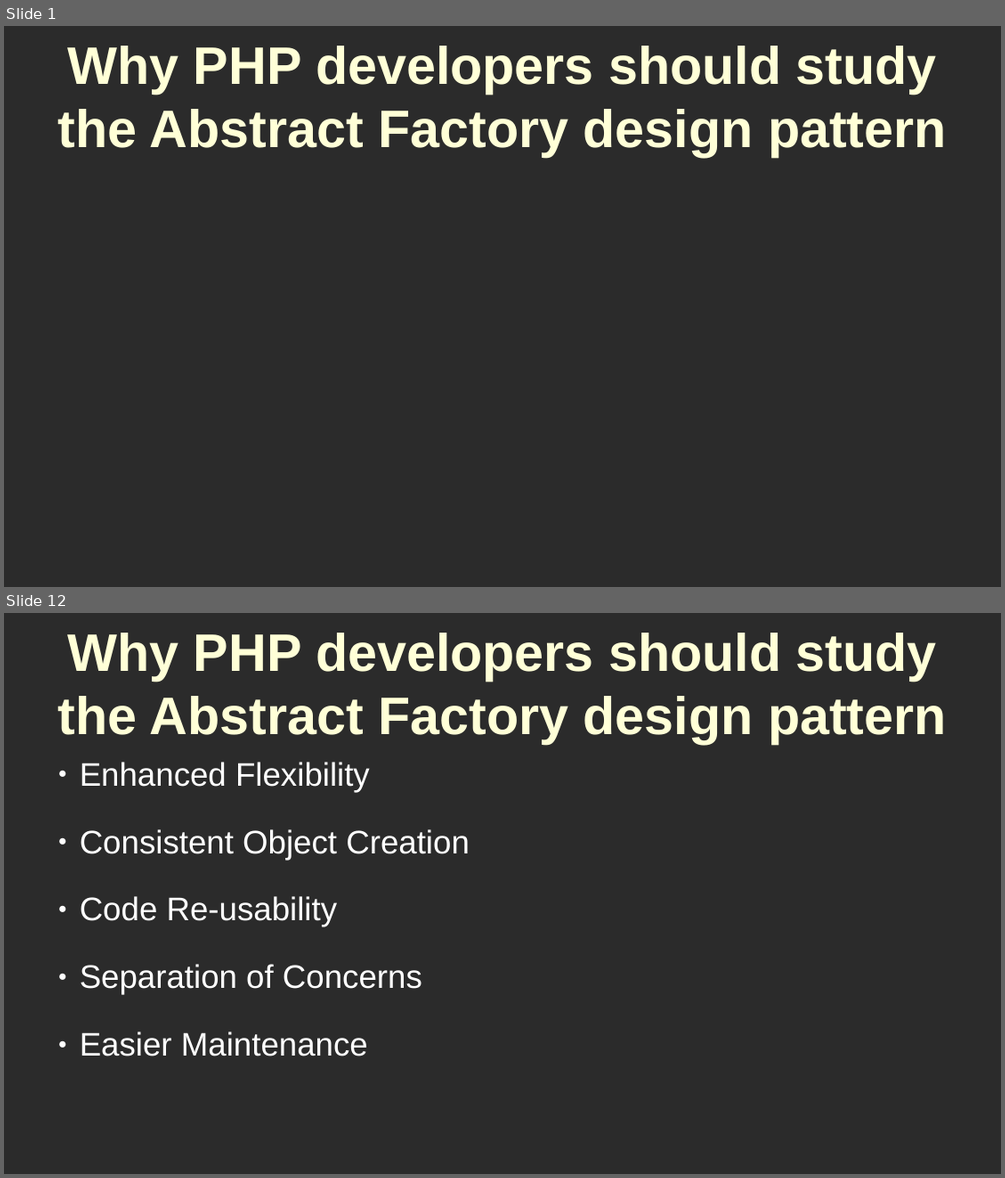
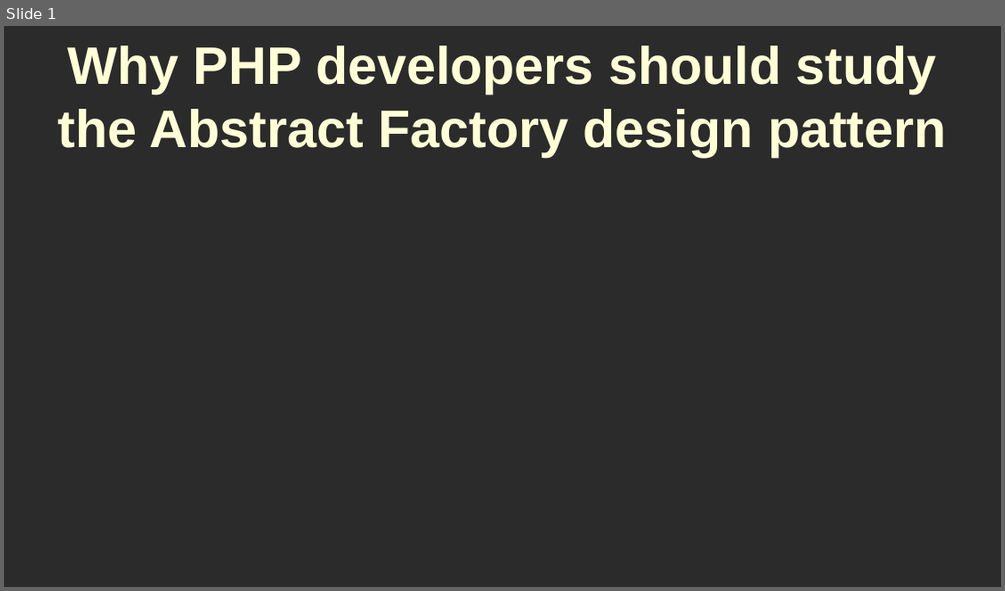
Before and after one commit to RayAndrade/PHPstudy, a slide deck: Creational/AbstractFactory/intro/why.odp. Shown one above the other, each under a label of ours: slides 1 and 12 before the commit, slide 1 after it; the slides between them are not shown. The pictures are 1005x1178 and 1005x591 pixels, drawn with LibreOffice and Linux fonts; fonts in the diff are those of the drawing; background and template pictures are left out; a plain dark background stands for a picture behind light text. Boxes give left, top, right and bottom in pixels: in the first picture for what was removed or moved away, otherwise in the second. Text is boxed around its words. In the diff, an @@ line names an element or a change of style, - is before the commit and + after.

```diff
--- a/Creational/AbstractFactory/intro/why.odp
+++ b/Creational/AbstractFactory/intro/why.odp
@@ slide 12 removed at <box>4,613,1001,1174</box>, background picture (left out) @@
@@ title removed at <box>58,633,947,744</box> @@
-Why PHP developers should study the Abstract Factory design pattern
@@ text removed at <box>80,762,469,1056</box> @@
-● Enhanced Flexibility
-● Consistent Object Creation
-● Code Re-usability
-● Separation of Concerns
-● Easier Maintenance
```
Also in this commit, not shown: 14 other slides removed.
